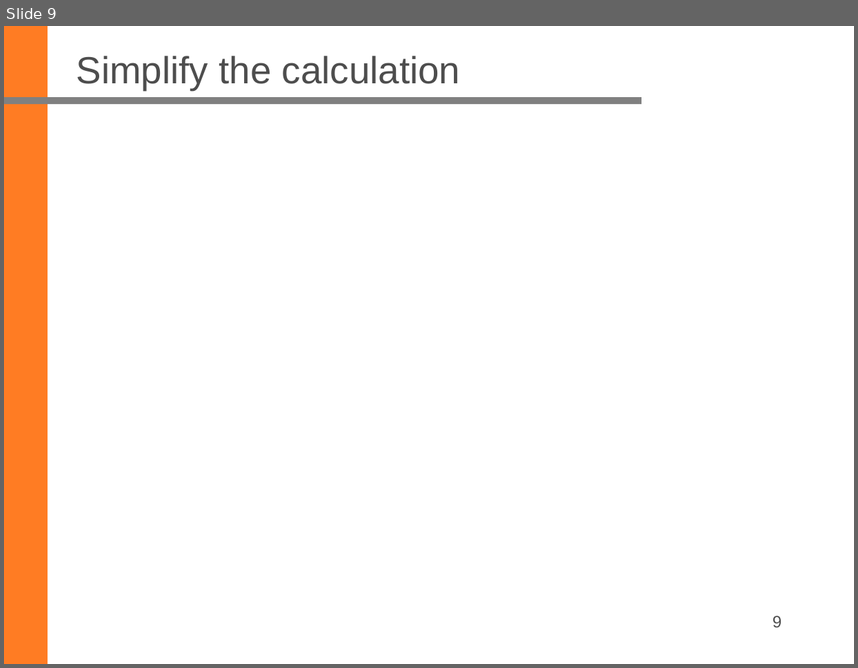
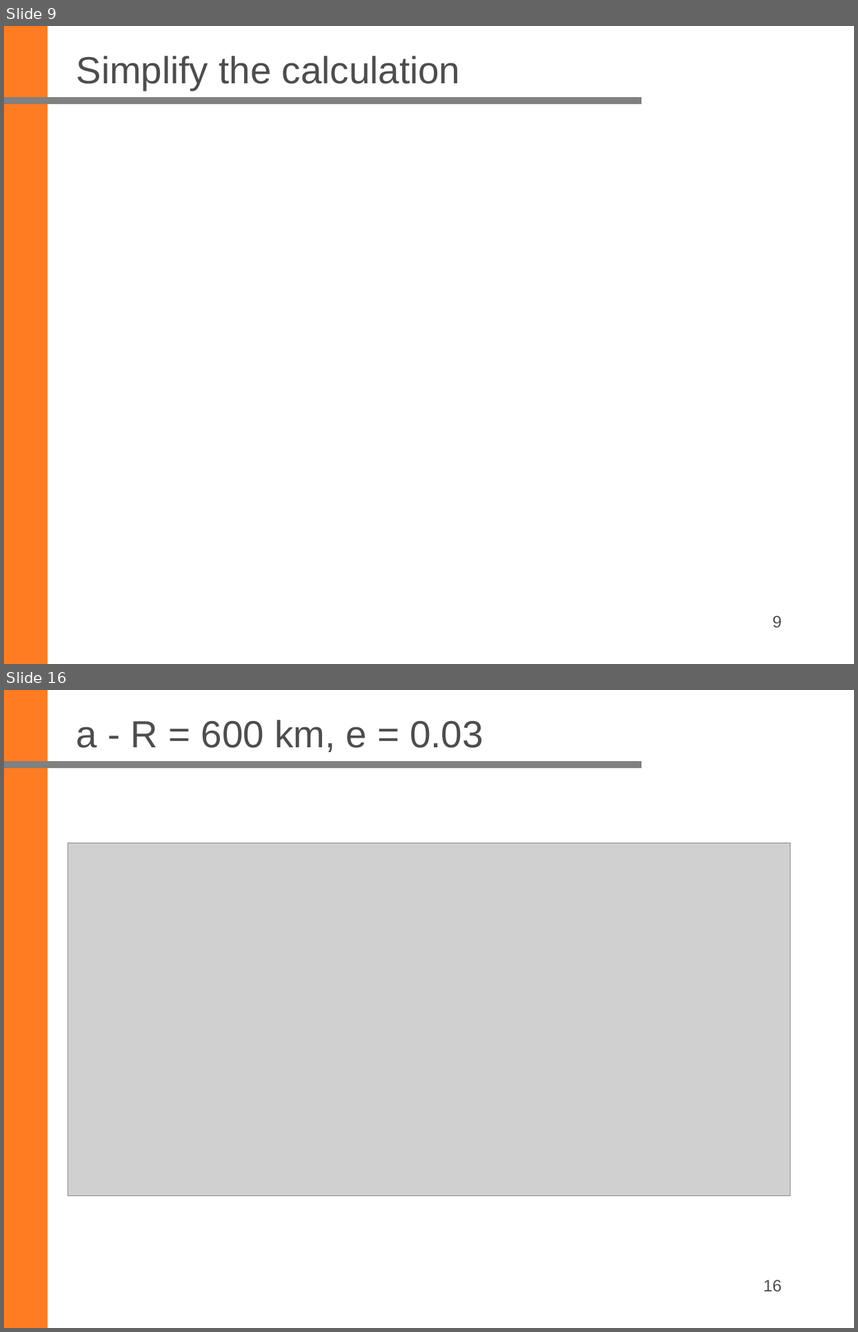
Before and after one commit to ziqing97/Seminar-Aktuelle-Geodaetische-Satelliten-missionen, a slide deck: Project_Space_Debris/Ordner_Yu/Folien/20230201/20230124_Liu_Yu.pptx. Shown one above the other, each under a label of ours: slide 9 before the commit, slides 9 and 16 after it; the slides between them are not shown. The pictures are 858x668 and 858x1332 pixels, drawn with LibreOffice and Linux fonts; fonts in the diff are those of the drawing; grey boxes stand for pictures; background and template pictures are left out. Boxes give left, top, right and bottom in pixels: in the first picture for what was removed or moved away, otherwise in the second. Text is boxed around its words. In the diff, an @@ line names an element or a change of style, - is before the commit and + after.

```diff
--- a/Project_Space_Debris/Ordner_Yu/Folien/20230201/20230124_Liu_Yu.pptx
+++ b/Project_Space_Debris/Ordner_Yu/Folien/20230201/20230124_Liu_Yu.pptx
@@ slide 16 added at [4,690,854,1328], background #FFFFFF; not listed: 2 template elements that a slide beside it also shows @@
@@ title added at [76,720,484,752], 32 pt, text #4D4D4D @@
+a - R = 600 km, e = 0.03
@@ picture added at [67,843,791,1196] @@
@@ page number added at [764,1279,782,1291], 14 pt, text #4D4D4D @@
+16
```
Also in this commit, not shown: 8 other slides added, 3 slides removed, 9 other files.
